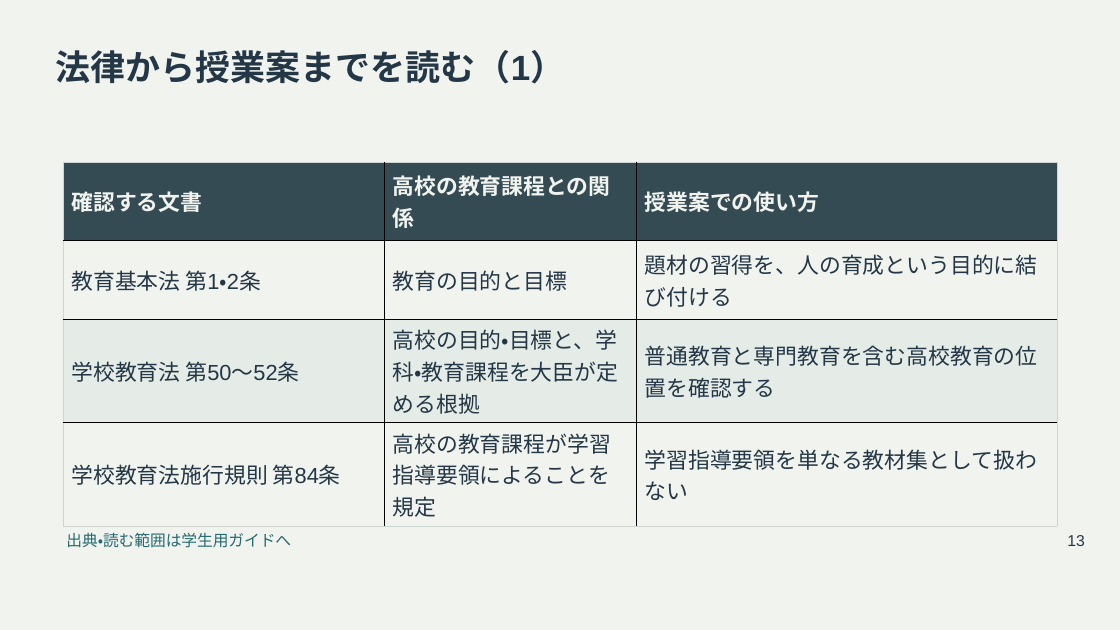
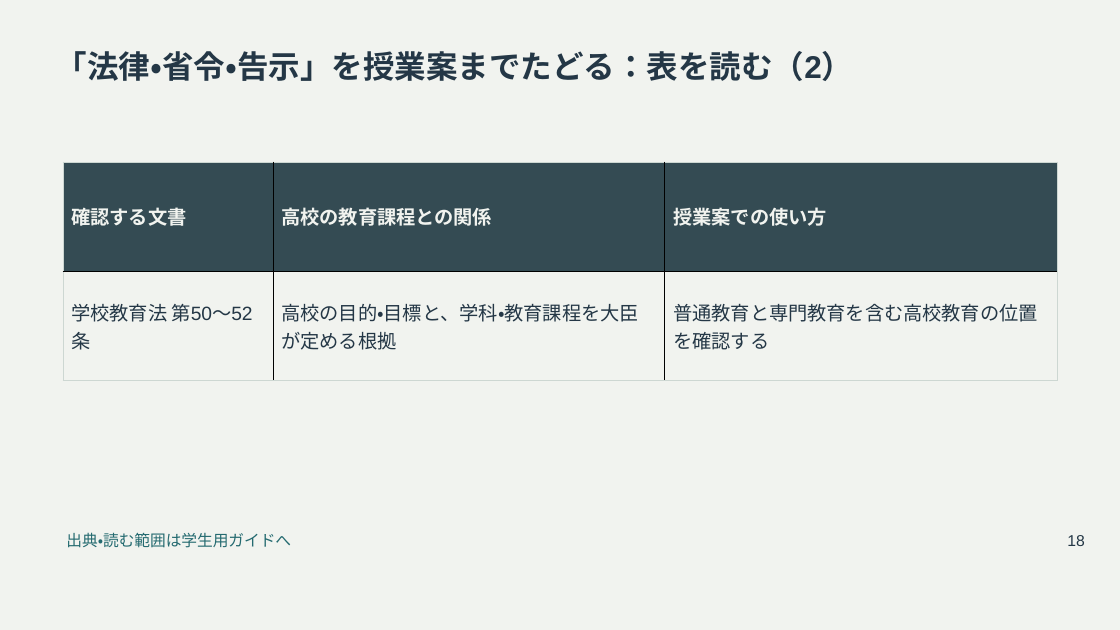
Before and after one commit to zooc-14calbp/industrial-education-i, a slide deck: slide 18 of reorganized/20261105/main/05/slides.pptx (slide 13 before the commit). Drawn at 1120x630 pixels with LibreOffice and Linux fonts; fonts in the diff are those of the drawing. Boxes give left, top, right and bottom in pixels: in the first picture for what was removed or moved away, otherwise in the second. Text is boxed around its words. In the diff, an @@ line names an element or a change of style, - is before the commit and + after.

```diff
--- a/reorganized/20261105/main/05/slides.pptx
+++ b/reorganized/20261105/main/05/slides.pptx
@@ title at (56,51,853,81): text changed; size 30 to 27 pt @@
-法律から授業案までを読む（1）
+「法律・省令・告示」を授業案までたどる：表を読む（2）
@@ table at (63,162,1058,381) @@
-row 2: 教育基本法 第1・2条 | 教育の目的と目標 | 題材の習得を、人の育成という目的に結び付ける
-row 4: 学校教育法施行規則 第84条 | 高校の教育課程が学習指導要領によることを規定 | 学習指導要領を単なる教材集として扱わない
@@ text at (1067,535,1084,546): text changed @@
-13
+18
```
Also in this commit, not shown: 24 other slides changed, 19 slides added, 16 other files.
